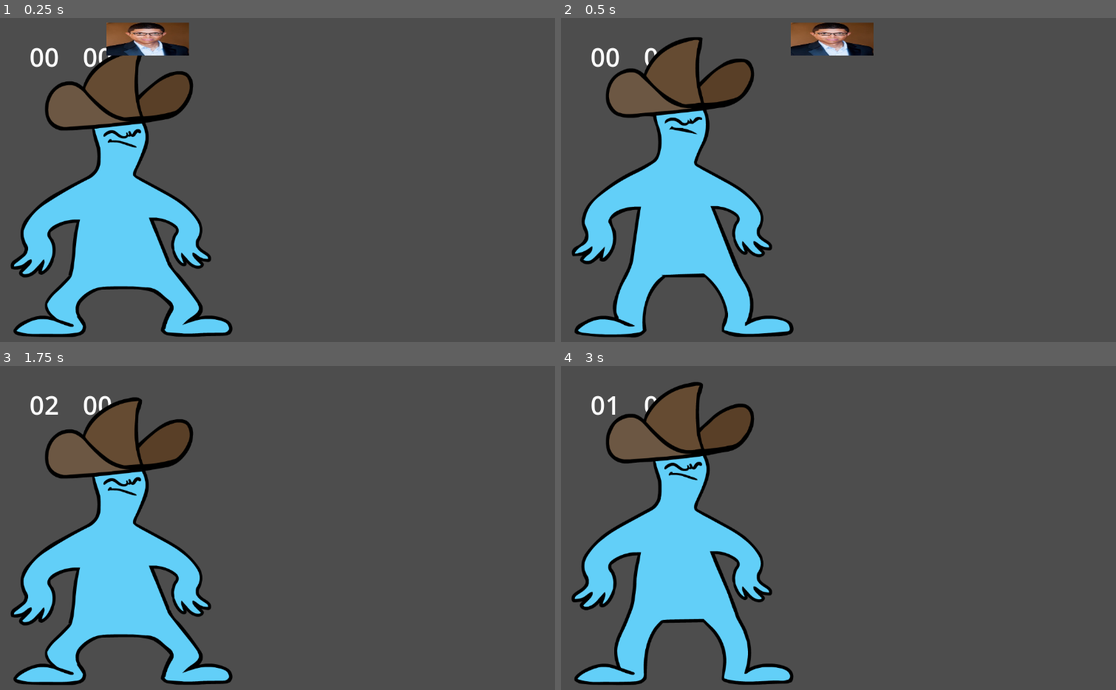
Above: before the commit, frames 1-4 (two rows, left to right).
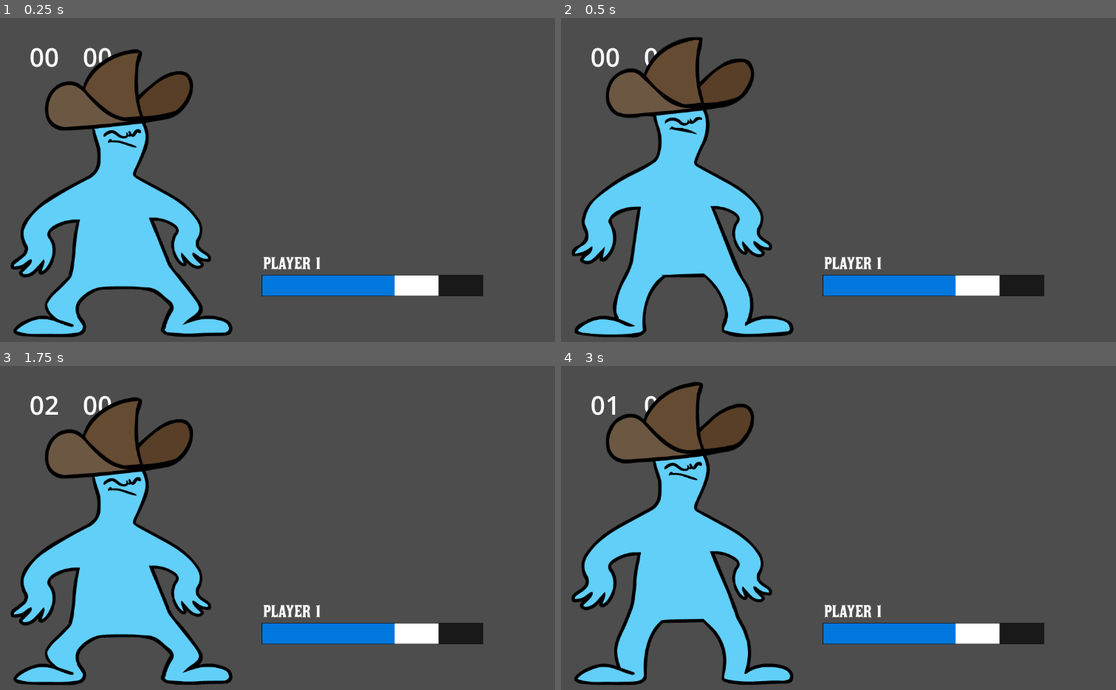
Above: after the commit, the same moments.

Repository: LukaBazooka/Mexican-Standoff
Game: Godot game, scene res://Duel.tscn
The game is run twice, just before and just after one commit, with the same random seed, the same clock (stepped at 60 frames per second) and the same inputs.
Inputs:
- Up to frame 1 (0.25 s): no input
- Up to frame 2 (0.5 s): no input
- Up to frame 3 (1.75 s): hold Right (right_player_block) 0.53-1.28 s; tap 0 at 0.6 s; hold S (left_player_down) from 1.28 s (still down); tap 1 at 1.35 s
- Up to frame 4 (3 s): release S (left_player_down) at 2.03 s; hold Right (right_player_block) 2.03-2.78 s; tap 4 at 2.1 s; hold W (left_player_up) from 2.78 s (still down); tap 2 at 2.85 s

The runs differ from the first frame. In frame 1, 4.4% of the frame differs, in the area x 19-88%, y 1-86%; in frame 2, 4.4%, in the area x 41-88%, y 1-86%; in frame 3, 2.9%; in frame 4, 2.9%.

Commit message:
HealthBarImplemented

Diff:
--- a/Duel.tscn
+++ b/Duel.tscn
@@ -48,7 +48,8 @@
 [ext_resource type="Texture2D" uid="uid://tywb0034mepw" path="res://assets/shoot_anim/frame000008.png" id="46_djv6s"]
 [ext_resource type="Texture2D" uid="uid://x676sjh8ylye" path="res://assets/shoot_anim/frame000009.png" id="47_jtqng"]
 [ext_resource type="Texture2D" uid="uid://uapyojknxius" path="res://assets/shoot_anim/frame000010.png" id="48_h7fug"]
-[ext_resource type="PackedScene" uid="uid://c4jrujip7vi0v" path="res://bullet.tscn" id="50_jr0gc"]
+[ext_resource type="FontFile" uid="uid://g8q20pimr4lq" path="res://assets/fonts/akaPosse.ttf" id="50_dq8qp"]
+[ext_resource type="PackedScene" uid="uid://coq1vhf88x5pd" path="res://healthbar.tscn" id="50_scuuf"]
 
 [sub_resource type="SpriteFrames" id="SpriteFrames_eehnx"]
 animations = [{
@@ -212,6 +213,10 @@
 "name": &"shoot",
 "speed": 12.0
 }]
+
+[sub_resource type="LabelSettings" id="LabelSettings_pthoo"]
+font = ExtResource("50_dq8qp")
+font_size = 30
 
 [node name="Node2D" type="Node2D"]
 position = Vector2(85, 47)
@@ -253,7 +258,29 @@
 
 [node name="RightPlayer" parent="." instance=ExtResource("2_ow1s3")]
 
-[node name="bullet" parent="." instance=ExtResource("50_jr0gc")]
+[node name="GUI" type="CanvasLayer" parent="."]
+
+[node name="HealthBar" parent="GUI" instance=ExtResource("50_scuuf")]
+anchors_preset = 7
+anchor_left = 0.5
+anchor_top = 1.0
+anchor_right = 0.5
+anchor_bottom = 1.0
+offset_left = -37.0
+offset_top = -139.0
+offset_right = 393.0
+offset_bottom = -99.0
+grow_horizontal = 2
+grow_vertical = 0
+
+[node name="HealthBarTitle" type="Label" parent="GUI/HealthBar"]
+layout_mode = 0
+offset_left = 2.0
+offset_top = -43.0
+offset_right = 112.0
+offset_bottom = -5.0
+text = "PLAYER 1"
+label_settings = SubResource("LabelSettings_pthoo")
 
 [connection signal="timeout" from="Rest_Timer" to="." method="_on_rest_timer_timeout"]
 [connection signal="timeout" from="DuelTimer" to="." method="_on_duel_timer_timeout"]
--- a/LP_Duel.gd
+++ b/LP_Duel.gd
@@ -1,6 +1,12 @@
 extends Node2D
 
+#Instantiated Scenes
 @onready var bullet_scene = load("res://bullet.tscn")
+@onready var healthbar = $"../GUI/HealthBar"
+
+
+#USE TO ESTABLISH HEALTH
+#healthbar.health = health
 
 #Key0 == draw, key4 == shoot
 var head_sequence = [KEY_0, KEY_1, KEY_4]
@@ -14,12 +20,16 @@
 var lp_action_available = false
 var duel = false
 
+#Player counters
 var ammo = 0
+var health = 100
 
 var countdown_value = 3
 
 func _ready():
 	pass
+	#health = 100
+	#healthbar.init_health(health)
 
 func _rest_timeout():
 	duel = true
--- /dev/null
+++ b/healthbar.gd
@@ -0,0 +1,33 @@
+extends ProgressBar
+
+@onready var timer = $Timer
+@onready var damage_bar = $DamageBar
+
+func _ready():
+	pass
+
+#var health = 0 : set = _set_health
+
+#func _set_health(new_health):
+#	var prev_health = health
+#	health = min(max_value, new_health)
+#	value = health
+#
+#	if health <= 0:
+#		queue_free()
+#
+#	if health < prev_health:
+#		timer.start()
+#	else:
+#		damage_bar.value = health
+
+#func init_health(_health):
+#	health = _health
+#	max_value = health
+#	value = health
+#	damage_bar.max_value = health
+#	damage_bar.value = health
+
+
+#func _on_timer_timeout():
+#	damage_bar.value = health
--- /dev/null
+++ b/healthbar.tscn
@@ -0,0 +1,49 @@
+[gd_scene load_steps=6 format=3 uid="uid://coq1vhf88x5pd"]
+
+[ext_resource type="Script" path="res://healthbar.gd" id="1_6n6r4"]
+
+[sub_resource type="StyleBoxEmpty" id="StyleBoxEmpty_47k4o"]
+
+[sub_resource type="StyleBoxFlat" id="StyleBoxFlat_cpyyp"]
+bg_color = Color(0, 0.466667, 0.866667, 1)
+
+[sub_resource type="StyleBoxFlat" id="StyleBoxFlat_u0r3e"]
+bg_color = Color(0.0980392, 0.0980392, 0.0980392, 1)
+expand_margin_left = 1.0
+expand_margin_top = 1.0
+expand_margin_right = 1.0
+expand_margin_bottom = 1.0
+shadow_color = Color(0, 0, 0, 0.27451)
+shadow_offset = Vector2(0, 1)
+
+[sub_resource type="StyleBoxFlat" id="StyleBoxFlat_xu58e"]
+bg_color = Color(1, 1, 1, 1)
+
+[node name="HealthBar" type="ProgressBar"]
+z_index = 1
+offset_right = 240.0
+offset_bottom = 4.0
+theme_override_styles/background = SubResource("StyleBoxEmpty_47k4o")
+theme_override_styles/fill = SubResource("StyleBoxFlat_cpyyp")
+value = 60.0
+show_percentage = false
+script = ExtResource("1_6n6r4")
+
+[node name="DamageBar" type="ProgressBar" parent="."]
+z_index = -1
+layout_mode = 1
+anchors_preset = 15
+anchor_right = 1.0
+anchor_bottom = 1.0
+grow_horizontal = 2
+grow_vertical = 2
+theme_override_styles/background = SubResource("StyleBoxFlat_u0r3e")
+theme_override_styles/fill = SubResource("StyleBoxFlat_xu58e")
+value = 80.0
+show_percentage = false
+
+[node name="Timer" type="Timer" parent="."]
+wait_time = 0.4
+one_shot = true
+
+[connection signal="timeout" from="Timer" to="." method="_on_timer_timeout"]
Not shown: 1 places in Duel.tscn that only renumber resources
